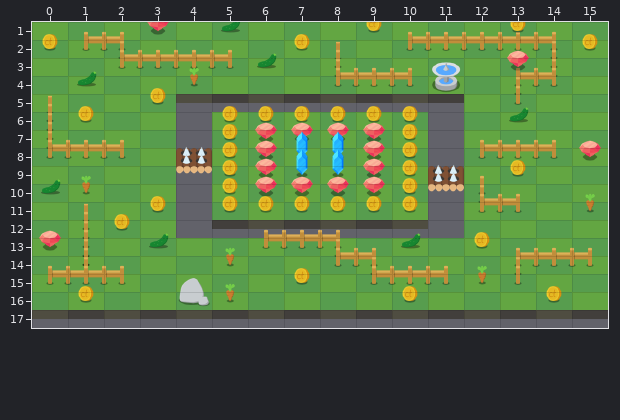
One commit to this Tiled map (JSON): maps/stage5.json. Above, as it was before the edit.
Cells are 64x32 px. Shown: x 0..15, y 1..17.
The result:
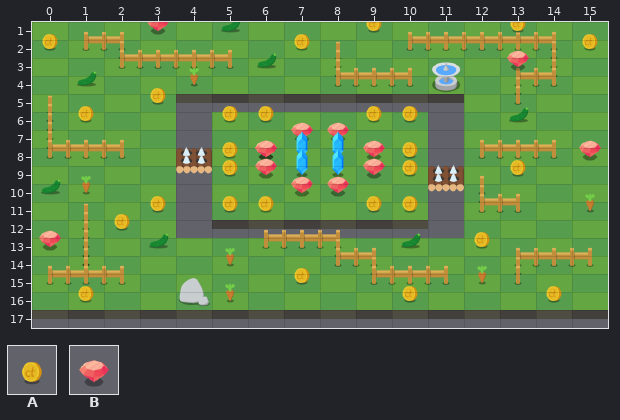
Key: from "objects": A 29, B 31.
Objects are placed by their top-left corner, in cells (3,4 is the top-left corner of cell 3,4); size is 1x1 cell unless given.
The exact change:
Layer "items":
A new object: B at 6,7 size 1x2.
Object A at 7,5 size 1x2 is removed.
Object A at 8,5 size 1x2 is removed.
Object B at 9,6 size 1x2 is removed.
Object B at 6,6 size 1x2 is removed.
Object A at 10,6 size 1x2 is removed.
Object A at 5,6 size 1x2 is removed.
Object B at 6,9 size 1x2 is removed.
Object B at 9,9 size 1x2 is removed.
Object A at 10,9 size 1x2 is removed.
Object A at 5,9 size 1x2 is removed.
Object A at 8,10 size 1x2 is removed.
Object A at 7,10 size 1x2 is removed.
Boxes around the changes in both pictures, in picture pixels (x1, y1, x2, y2):
changed: (222, 106, 418, 213)
